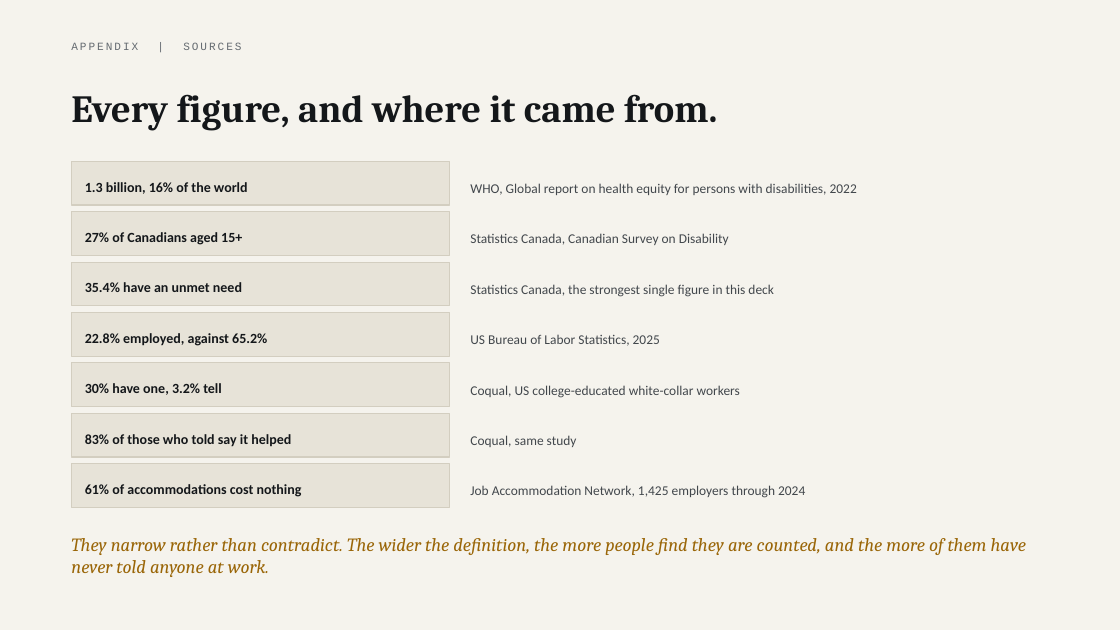
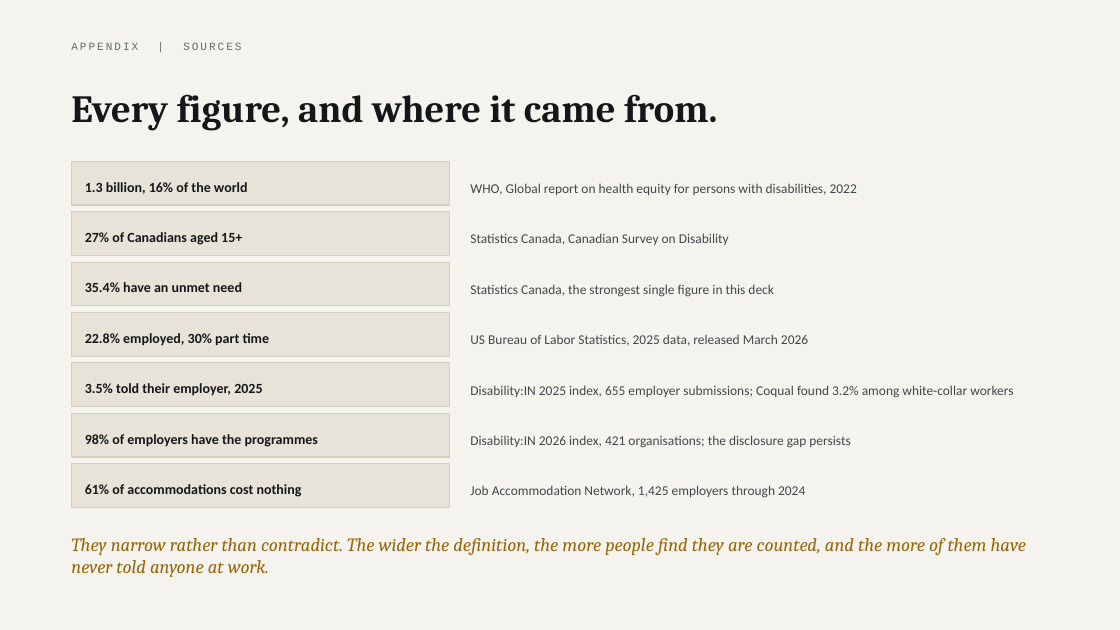
Before and after one commit to parthsevak2/curb-cut, a slide deck: slide 31 of deck/Curb-Cut.pptx. Drawn at 1120x630 pixels with LibreOffice and Linux fonts; fonts in the diff are those of the drawing. Boxes give left, top, right and bottom in pixels: in the first picture for what was removed or moved away, otherwise in the second. Text is boxed around its words. In the diff, an @@ line names an element or a change of style, - is before the commit and + after.

```diff
--- a/deck/Curb-Cut.pptx
+++ b/deck/Curb-Cut.pptx
@@ text at (85, 333, 270, 346): text changed @@
-22.8% employed, against 65.2%
+22.8% employed, 30% part time
@@ text at (470, 334, 808, 346): text changed @@
-US Bureau of Labor Statistics, 2025
+US Bureau of Labor Statistics, 2025 data, released March 2026
@@ text at (85, 383, 262, 396): text changed @@
-30% have one, 3.2% tell
+3.5% told their employer, 2025
@@ text at (470, 385, 1013, 398): text changed @@
-Coqual, US college-educated white-collar workers
+Disability:IN 2025 index, 655 employer submissions; Coqual found 3.2% among white-collar workers
@@ text at (85, 434, 318, 447): text changed @@
-83% of those who told say it helped
+98% of employers have the programmes
@@ text at (470, 435, 850, 448): text changed @@
-Coqual, same study
+Disability:IN 2026 index, 421 organisations; the disclosure gap persists
```
Also in this commit, not shown: 4 other slides changed, 1 other file.
